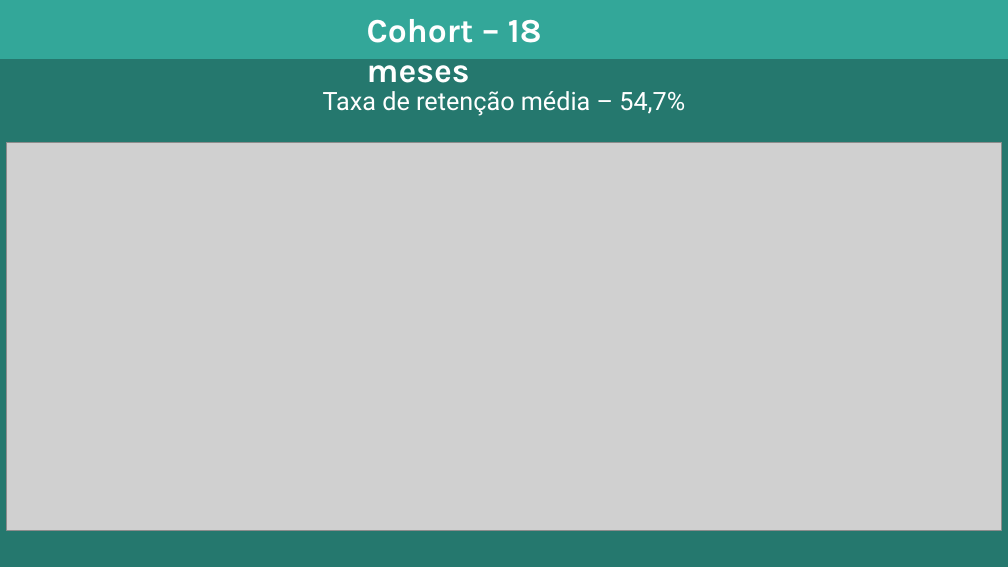
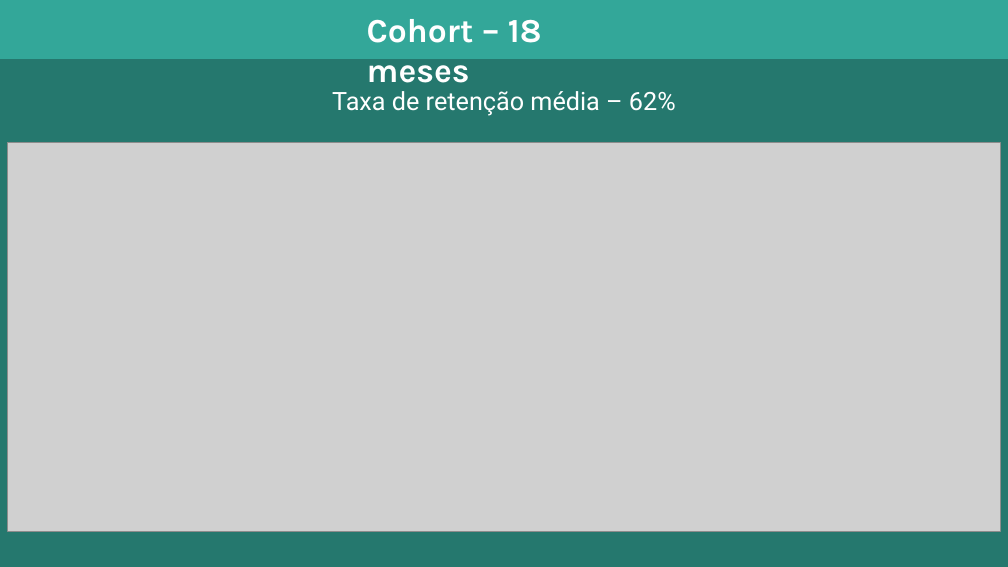
Before and after one commit to david-eler/startup, a slide deck: slide 8 of startup_apresentacao.pptx. Drawn at 1008x567 pixels with LibreOffice and Linux fonts; fonts in the diff are those of the drawing; grey boxes stand for pictures. Boxes give left, top, right and bottom in pixels: in the first picture for what was removed or moved away, otherwise in the second. Text is boxed around its words. In the diff, an @@ line names an element or a change of style, - is before the commit and + after.

```diff
--- a/startup_apresentacao.pptx
+++ b/startup_apresentacao.pptx
@@ text at [332,91,676,116]: text changed @@
-Taxa de retenção média – 54,7%
+Taxa de retenção média – 62%
```
Also in this commit, not shown: 2 other slides changed, 1 slide removed, 1 other file.
